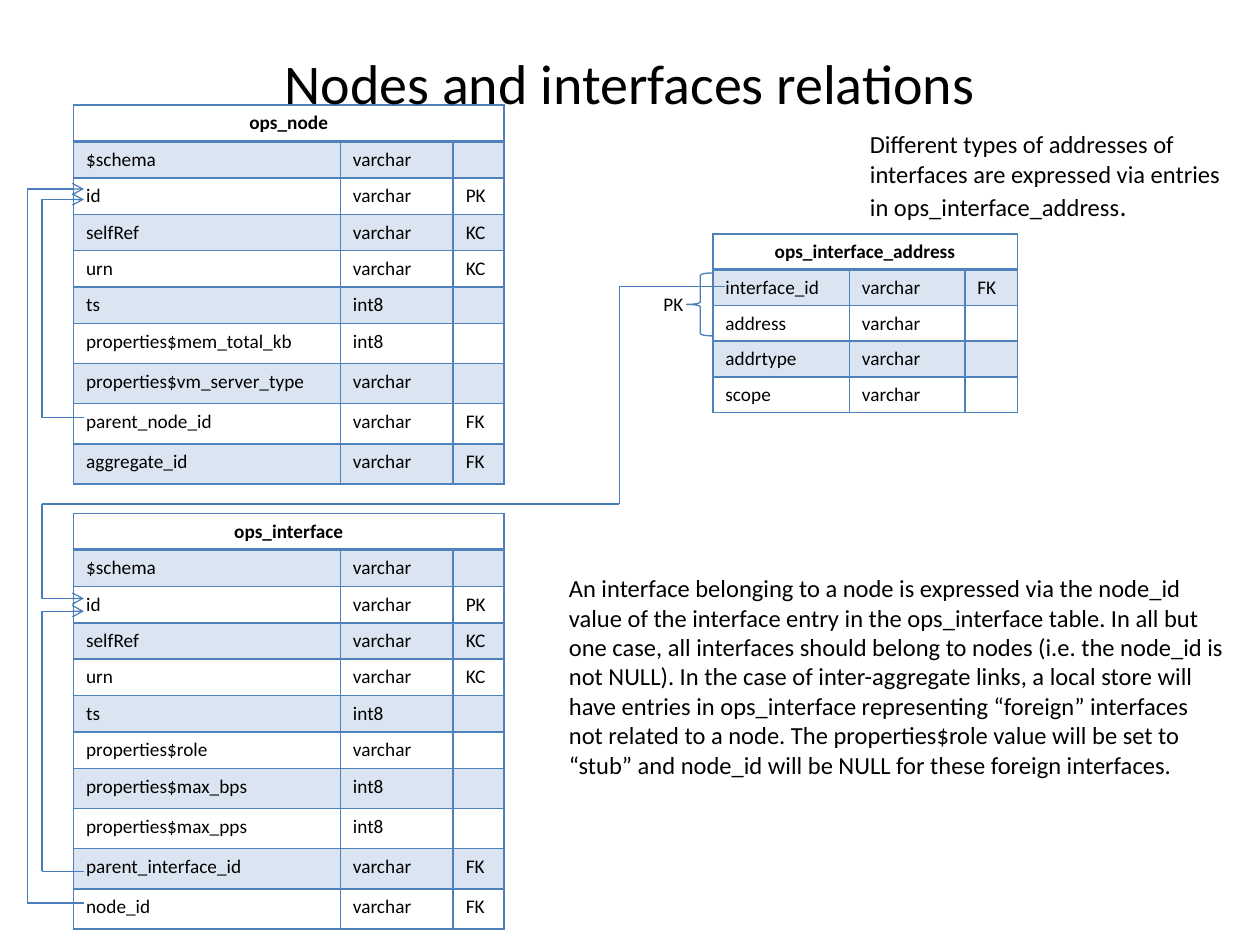
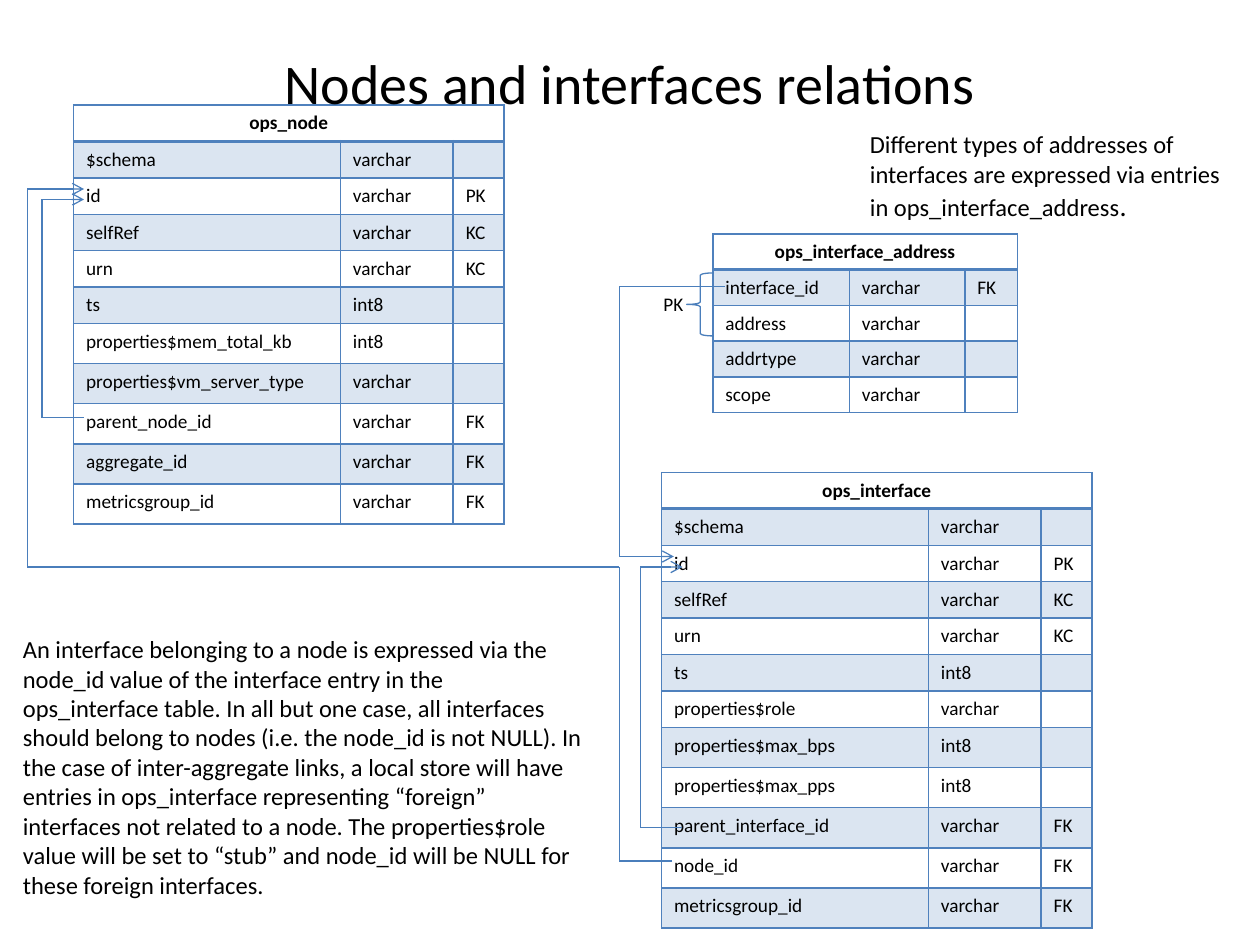
Before and after one commit to tcmitchell/geni-ops-monitoring, a slide deck: slide 7 of doc/slides/Ops Monitoring Tables relations.pptm. Drawn at 1260x945 pixels with LibreOffice and Linux fonts; fonts in the diff are those of the drawing. Boxes give left, top, right and bottom in pixels: in the first picture for what was removed or moved away, otherwise in the second. Text is boxed around its words. In the diff, an @@ line names an element or a change of style, - is before the commit and + after.

Commit message:
Added slides for metrics group tables.

```diff
--- a/doc/slides/Ops Monitoring Tables relations.pptm
+++ b/doc/slides/Ops Monitoring Tables relations.pptm
@@ table at [73, 105, 504, 519] @@
+row 11: metricsgroup_id | varchar | FK
@@ line moved from (28, 903) - (28, 189) to (28, 567) - (28, 189) @@
@@ line moved from (620, 504) - (620, 286) to (620, 557) - (620, 286) @@
@@ table at [662, 472, 1092, 924] @@
+row 12: metricsgroup_id | varchar | FK
@@ table: place and size @@
-table at [73, 514, 504, 925]
+table at [662, 472, 1092, 924]
@@ line moved from (42, 504) - (620, 504) to (28, 567) - (620, 567) @@
@@ arrow moved from (42, 598) - (84, 598) to (620, 557) - (674, 557) @@
@@ line moved from (42, 598) - (42, 504) to (620, 861) - (620, 567) @@
@@ 2 lines, 1 arrow: place and size @@
-2 lines, 1 arrow at [42, 611, 84, 872]
+2 lines, 1 arrow at [640, 567, 683, 828]
@@ text "An interface belonging to a ..." rewrapped from [569, 580, 1222, 779] to [23, 641, 581, 899] @@
@@ line moved from (84, 903) - (28, 903) to (672, 861) - (620, 861) @@
```
Also in this commit, not shown: 9 other slides changed, 5 slides added.
